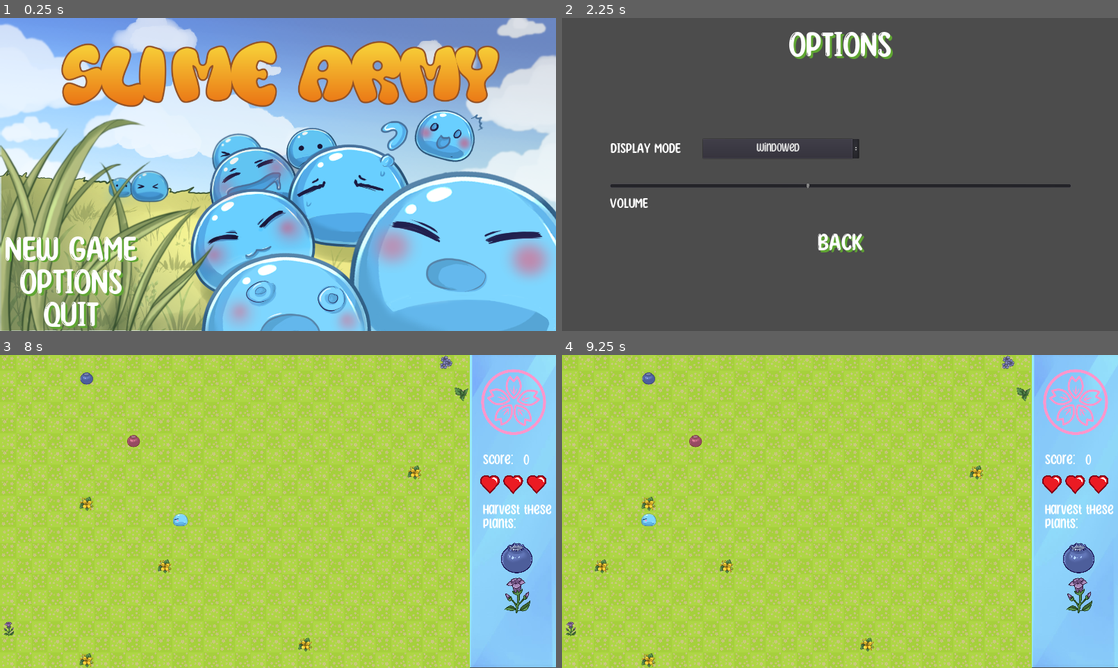
Above: before the commit, frames 1-4 (two rows, left to right).
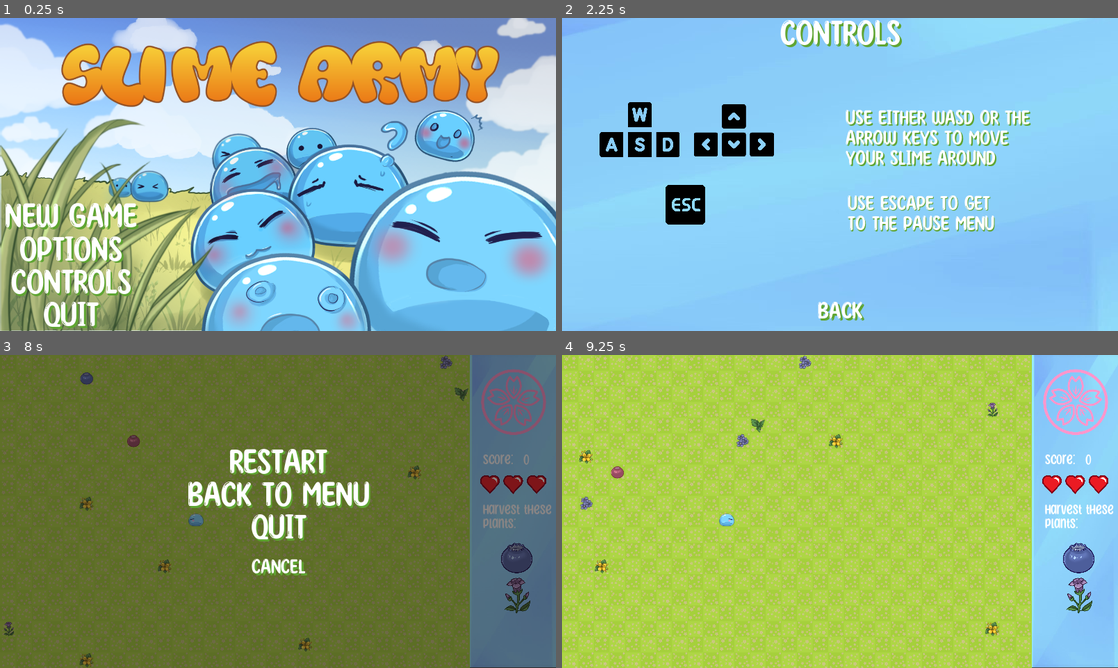
Above: after the commit, the same moments.

Repository: JennyTieu/SlimeArmy
Game: Godot game, scene res://TitleScreen/TitleScreen.tscn
Two runs of this game, one before a commit and one after it. Both use one fixed random seed, a clock stepped at 60 frames per second and the inputs below.
Inputs (mouse positions are in pixels of both pictures, inside the frame that each line leads up to):
- Up to frame 1 (0.25 s): no input
- Up to frame 2 (2.25 s): click "Options" at 0.5 s; click "Back" at 1.25 s; click (634, 280) at 2 s, where only the run after the commit has a clickable "Controls"
- Up to frame 3 (8 s): click "Back" at 2.75 s; click "New Game" at 3.5 s; hold Right (ui_right) 4.28-5.03 s; hold Down (ui_down) 5.03-5.78 s; hold Right (ui_right) 5.78-6.53 s; hold Up (ui_up) 6.53-7.28 s; hold Left (ui_left) from 7.28 s (still down); tap Escape (ui_cancel) at 7.9 s
- Up to frame 4 (9.25 s): release Left (ui_left) at 8 s; click (840, 461) at 8 s, where only the run after the commit has a clickable "Restart"; hold Left (ui_left) from 8.78 s (still down)

The runs differ from the first frame. In frame 1, 4.0% of the frame differs, in the area x 1-25%, y 59-89%; in frame 2, 100%; in frame 3, 100%, in the area x 0-100%, y 0-100%; in frame 4, 1.4%.

Commit message:
update controls und pausemenu

Diff:
--- /dev/null
+++ b/SlimeArmy/ControlScreen/Controls.gd
@@ -0,0 +1,9 @@
+extends Node
+
+
+func _ready():
+	pass # Replace with function body.
+
+func _on_Back_pressed():
+	$Sounds/Button.play(0)
+	get_tree().change_scene("res://TitleScreen/TitleScreen.tscn");
--- /dev/null
+++ b/SlimeArmy/ControlScreen/Controls.tscn
@@ -0,0 +1,174 @@
+[gd_scene load_steps=11 format=2]
+
+[ext_resource path="res://ControlScreen/Controls.gd" type="Script" id=1]
+[ext_resource path="res://Fonts/FontGreen.tres" type="DynamicFont" id=2]
+[ext_resource path="res://Sounds/button.wav" type="AudioStream" id=3]
+[ext_resource path="res://Fonts/SunnyspellsRegular-MV9ze.otf" type="DynamicFontData" id=4]
+[ext_resource path="res://Graphics/wasd.png" type="Texture" id=5]
+[ext_resource path="res://Graphics/escape.png" type="Texture" id=6]
+[ext_resource path="res://Graphics/arrows.png" type="Texture" id=7]
+[ext_resource path="res://Graphics/sidebar.jpg" type="Texture" id=8]
+
+[sub_resource type="DynamicFont" id=1]
+size = 70
+font_data = ExtResource( 4 )
+
+[sub_resource type="DynamicFont" id=2]
+size = 60
+font_data = ExtResource( 4 )
+
+[node name="Node" type="Node"]
+script = ExtResource( 1 )
+
+[node name="yellow_bg (4)" type="Sprite" parent="."]
+position = Vector2( 666.708, 390.009 )
+scale = Vector2( 2.56152, 1.37926 )
+texture = ExtResource( 8 )
+
+[node name="Options" type="VBoxContainer" parent="."]
+anchor_right = 1.0
+anchor_bottom = 1.0
+__meta__ = {
+"_edit_use_anchors_": false
+}
+
+[node name="Headline" type="Label" parent="Options"]
+margin_right = 1422.0
+margin_bottom = 398.0
+size_flags_horizontal = 3
+size_flags_vertical = 3
+custom_fonts/font = ExtResource( 2 )
+custom_colors/font_color_shadow = Color( 0.376471, 0.65098, 0.2, 1 )
+custom_constants/shadow_offset_x = 5
+custom_constants/shadow_offset_y = 5
+text = "Controls"
+align = 1
+uppercase = true
+
+[node name="Buttons" type="VBoxContainer" parent="Options"]
+margin_top = 402.0
+margin_right = 1422.0
+margin_bottom = 800.0
+rect_pivot_offset = Vector2( -906.745, -447.752 )
+size_flags_horizontal = 3
+size_flags_vertical = 3
+alignment = 2
+
+[node name="Back" type="Button" parent="Options/Buttons"]
+margin_top = 318.0
+margin_right = 1422.0
+margin_bottom = 398.0
+rect_min_size = Vector2( 360, 80 )
+flat = true
+__meta__ = {
+"_edit_use_anchors_": false
+}
+
+[node name="Label" type="Label" parent="Options/Buttons/Back"]
+anchor_right = 1.0
+anchor_bottom = 1.0
+margin_bottom = 1.0
+custom_fonts/font = SubResource( 1 )
+custom_colors/font_color_shadow = Color( 0.376471, 0.65098, 0.2, 1 )
+custom_constants/shadow_offset_x = 5
+custom_constants/shadow_offset_y = 5
+text = "Back"
+align = 1
+uppercase = true
+__meta__ = {
+"_edit_use_anchors_": false
+}
+
+[node name="WASD" type="TextureRect" parent="."]
+anchor_left = 0.5
+anchor_right = 0.5
+margin_left = -797.902
+margin_top = 182.793
+margin_right = 624.098
+margin_bottom = 694.793
+rect_scale = Vector2( 0.4, 0.4 )
+size_flags_horizontal = 3
+size_flags_vertical = 3
+texture = ExtResource( 5 )
+stretch_mode = 4
+__meta__ = {
+"_edit_use_anchors_": false
+}
+
+[node name="WasdLabel" type="Label" parent="."]
+margin_left = 725.323
+margin_top = 230.481
+margin_right = 1257.32
+margin_bottom = 383.481
+custom_fonts/font = SubResource( 2 )
+custom_colors/font_color_shadow = Color( 0.376471, 0.65098, 0.2, 1 )
+custom_constants/shadow_offset_x = 3
+custom_constants/shadow_offset_y = 3
+text = "Use either WASD or the
+arrow Keys to move
+your slime around"
+valign = 1
+uppercase = true
+__meta__ = {
+"_edit_use_anchors_": false
+}
+
+[node name="ArrowKeys" type="TextureRect" parent="."]
+anchor_left = 0.5
+anchor_top = 1.0
+anchor_right = 0.5
+anchor_bottom = 1.0
+margin_left = -556.674
+margin_top = -615.383
+margin_right = 865.326
+margin_bottom = -103.383
+rect_scale = Vector2( 0.4, 0.4 )
+size_flags_horizontal = 3
+size_flags_vertical = 3
+texture = ExtResource( 7 )
+stretch_mode = 4
+__meta__ = {
+"_edit_use_anchors_": false
+}
+
+[node name="Escape" type="TextureRect" parent="."]
+anchor_left = 0.5
+anchor_top = 0.5
+anchor_right = 0.5
+anchor_bottom = 0.5
+margin_left = -538.695
+margin_top = 25.6818
+margin_right = 883.305
+margin_bottom = 537.682
+rect_scale = Vector2( 0.2, 0.2 )
+size_flags_horizontal = 3
+size_flags_vertical = 3
+texture = ExtResource( 6 )
+stretch_mode = 4
+__meta__ = {
+"_edit_use_anchors_": false
+}
+
+[node name="EscapeLabel" type="Label" parent="."]
+margin_left = 729.323
+margin_top = 450.478
+margin_right = 1158.32
+margin_bottom = 551.478
+custom_fonts/font = SubResource( 2 )
+custom_colors/font_color_shadow = Color( 0.376471, 0.65098, 0.2, 1 )
+custom_constants/shadow_offset_x = 2
+custom_constants/shadow_offset_y = 2
+text = "use Escape to get
+to the Pause menu"
+uppercase = true
+__meta__ = {
+"_edit_use_anchors_": false
+}
+
+[node name="Sounds" type="Node" parent="."]
+
+[node name="Button" type="AudioStreamPlayer" parent="Sounds"]
+stream = ExtResource( 3 )
+volume_db = -33.0
+
+[connection signal="pressed" from="Options/Buttons/Back" to="." method="_on_Back_pressed"]
--- a/SlimeArmy/MainScene/Main.gd
+++ b/SlimeArmy/MainScene/Main.gd
@@ -23,6 +23,7 @@
 	draw_slime()
 	update_health(health)
 	$Sounds/BackgroundMusic.play()
+	$PauseMenu/CanvasLayer/Panel.visible = false
 
 func place_plant():
 	randomize()
@@ -79,16 +80,12 @@
 			if previous_block.y == -1:
 				$SlimePlant.set_cell(block.x,block.y, SLIME, false, false, false,Vector2(1,0))
 
-
-
 func relation2(first_block: Vector2, second_block:Vector2):
 	var block_relation = second_block - first_block
 	if block_relation == Vector2(-1,0): return 'left'
 	if block_relation == Vector2(1,0): return 'right'
 	if block_relation == Vector2(0,1): return 'bottom'
 	if block_relation == Vector2(0,-1): return 'top'
-
-
 
 func move_slime():
 	if add_plant:
@@ -134,6 +131,9 @@
 	if Input.is_action_just_pressed("ui_down"):
 		if not slime_direction == Vector2(0,-1):
 			slime_direction = Vector2(0,1)
+	if Input.is_action_just_pressed("ui_cancel"):
+		get_tree().paused = true
+		$PauseMenu/CanvasLayer/Panel.visible = true
 
 func check_plant_farmed():
 	for i in range(plant_pos.size()):
@@ -290,3 +290,24 @@
 	$HUD/Season/SeasonSprite1.texture = load(seasonPlant1)
 	$HUD/Season/SeasonSprite2.texture = load(seasonPlant2)
 	$HUD/Season/SeasonSprite3.texture = load(seasonIcon)
+
+
+func _on_Restart_pressed():
+	get_tree().paused = false
+	$Sounds/Button.play(0)
+	get_tree().change_scene("res://MainScene/Main.tscn");
+
+func _on_Menu_pressed():
+	get_tree().paused = false
+	$Sounds/Button.play(0)
+	get_tree().change_scene("res://TitleScreen/TitleScreen.tscn");
+
+func _on_Quit_pressed():
+	get_tree().paused = false
+	$Sounds/Button.play(0)
+	get_tree().quit();$Sounds/Button.play(0)
+	get_tree().change_scene("res://TitleScreen/TitleScreen.tscn");
+
+func _on_Cancel_pressed():
+	get_tree().paused = false
+	$PauseMenu/CanvasLayer/Panel.visible = false
--- a/SlimeArmy/MainScene/Main.tscn
+++ b/SlimeArmy/MainScene/Main.tscn
@@ -21,8 +21,31 @@
 [ext_resource path="res://Sounds/hp.wav" type="AudioStream" id=19]
 [ext_resource path="res://Graphics/sidebar.jpg" type="Texture" id=20]
 [ext_resource path="res://Fonts/Font.tres" type="DynamicFont" id=21]
-
-[sub_resource type="TileSet" id=1]
+[ext_resource path="res://Fonts/SunnyspellsRegular-MV9ze.otf" type="DynamicFontData" id=22]
+[ext_resource path="res://Sounds/button.wav" type="AudioStream" id=23]
+
+[sub_resource type="StyleBoxFlat" id=1]
+bg_color = Color( 0.0862745, 0.0588235, 0.0588235, 0.509804 )
+corner_detail = 20
+shadow_color = Color( 0.0900278, 0.0833461, 0.0833461, 0.6 )
+
+[sub_resource type="DynamicFont" id=2]
+size = 100
+font_data = ExtResource( 22 )
+
+[sub_resource type="DynamicFont" id=3]
+size = 100
+font_data = ExtResource( 22 )
+
+[sub_resource type="DynamicFont" id=4]
+size = 100
+font_data = ExtResource( 22 )
+
+[sub_resource type="DynamicFont" id=6]
+size = 60
+font_data = ExtResource( 22 )
+
+[sub_resource type="TileSet" id=5]
 0/name = "blue_berry40x40.png 0"
 0/texture = ExtResource( 6 )
 0/tex_offset = Vector2( 0, 0 )
@@ -195,6 +218,126 @@
 [node name="Main" type="Node2D"]
 script = ExtResource( 3 )
 
+[node name="PauseMenu" type="Node" parent="."]
+pause_mode = 2
+
+[node name="CanvasLayer" type="CanvasLayer" parent="PauseMenu"]
+layer = 2
+
+[node name="Panel" type="Panel" parent="PauseMenu/CanvasLayer"]
+anchor_right = 1.0
+anchor_bottom = 1.0
+custom_styles/panel = SubResource( 1 )
+__meta__ = {
+"_edit_use_anchors_": false
+}
+
+[node name="VBoxContainer" type="VBoxContainer" parent="PauseMenu/CanvasLayer/Panel"]
+anchor_right = 1.0
+anchor_bottom = 1.0
+alignment = 1
+__meta__ = {
+"_edit_use_anchors_": false
+}
+
+[node name="Restart" type="Button" parent="PauseMenu/CanvasLayer/Panel/VBoxContainer"]
+margin_top = 234.0
+margin_right = 1422.0
+margin_bottom = 314.0
+rect_min_size = Vector2( 360, 80 )
+flat = true
+__meta__ = {
+"_edit_use_anchors_": false
+}
+
+[node name="Label" type="Label" parent="PauseMenu/CanvasLayer/Panel/VBoxContainer/Restart"]
+anchor_right = 1.0
+anchor_bottom = 1.0
+custom_fonts/font = SubResource( 2 )
+custom_colors/font_color_shadow = Color( 0.376471, 0.65098, 0.2, 1 )
+custom_constants/shadow_offset_x = 5
+custom_constants/shadow_offset_y = 5
+text = "Restart"
+align = 1
+uppercase = true
+__meta__ = {
+"_edit_use_anchors_": false
+}
+
+[node name="Menu" type="Button" parent="PauseMenu/CanvasLayer/Panel/VBoxContainer"]
+margin_top = 318.0
+margin_right = 1422.0
+margin_bottom = 398.0
+rect_min_size = Vector2( 360, 80 )
+flat = true
+
+[node name="Label" type="Label" parent="PauseMenu/CanvasLayer/Panel/VBoxContainer/Menu"]
+anchor_right = 1.0
+anchor_bottom = 1.0
+custom_fonts/font = SubResource( 3 )
+custom_colors/font_color_shadow = Color( 0.376471, 0.65098, 0.2, 1 )
+custom_constants/shadow_offset_x = 5
+custom_constants/shadow_offset_y = 5
+text = "Back to Menu"
+align = 1
+uppercase = true
+__meta__ = {
+"_edit_use_anchors_": false
+}
+
+[node name="Quit" type="Button" parent="PauseMenu/CanvasLayer/Panel/VBoxContainer"]
+margin_left = 531.0
+margin_top = 402.0
+margin_right = 891.0
+margin_bottom = 482.0
+rect_min_size = Vector2( 360, 80 )
+size_flags_horizontal = 4
+flat = true
+__meta__ = {
+"_edit_use_anchors_": false
+}
+
+[node name="Label" type="Label" parent="PauseMenu/CanvasLayer/Panel/VBoxContainer/Quit"]
+anchor_right = 1.0
+anchor_bottom = 1.0
+custom_fonts/font = SubResource( 4 )
+custom_colors/font_color_shadow = Color( 0.376471, 0.65098, 0.2, 1 )
+custom_constants/shadow_offset_x = 5
+custom_constants/shadow_offset_y = 5
+text = "Quit"
+align = 1
+uppercase = true
+__meta__ = {
+"_edit_use_anchors_": false
+}
+
+[node name="Cancel" type="Button" parent="PauseMenu/CanvasLayer/Panel/VBoxContainer"]
+margin_left = 531.0
+margin_top = 486.0
+margin_right = 891.0
+margin_bottom = 566.0
+rect_min_size = Vector2( 360, 80 )
+size_flags_horizontal = 4
+flat = true
+__meta__ = {
+"_edit_use_anchors_": false
+}
+
+[node name="Label" type="Label" parent="PauseMenu/CanvasLayer/Panel/VBoxContainer/Cancel"]
+anchor_right = 1.0
+anchor_bottom = 1.0
+custom_fonts/font = SubResource( 6 )
+custom_colors/font_color_shadow = Color( 0.376471, 0.65098, 0.2, 1 )
+custom_constants/shadow_offset_x = 5
+custom_constants/shadow_offset_y = 5
+text = "Cancel"
+align = 1
+valign = 2
+uppercase = true
+__meta__ = {
+"_edit_use_anchors_": false
+}
+
 [node name="Sidebar" type="TextureRect" parent="."]
 margin_left = 1200.0
 margin_top = -3.41425
@@ -332,8 +475,16 @@
 stream = ExtResource( 19 )
 volume_db = -35.0
 
+[node name="Button" type="AudioStreamPlayer" parent="Sounds"]
+stream = ExtResource( 23 )
+volume_db = -33.0
+
 [node name="Timer" type="Timer" parent="."]
 wait_time = 15.0
 autostart = true
 
+[connection signal="pressed" from="PauseMenu/CanvasLayer/Panel/VBoxContainer/Restart" to="." method="_on_Restart_pressed"]
+[connection signal="pressed" from="PauseMenu/CanvasLayer/Panel/VBoxContainer/Menu" to="." method="_on_Menu_pressed"]
+[connection signal="pressed" from="PauseMenu/CanvasLayer/Panel/VBoxContainer/Quit" to="." method="_on_Quit_pressed"]
+[connection signal="pressed" from="PauseMenu/CanvasLayer/Panel/VBoxContainer/Cancel" to="." method="_on_Cancel_pressed"]
 [connection signal="timeout" from="SlimeTick" to="." method="_on_SlimeTick_timeout"]
--- a/SlimeArmy/Options/Options.tscn
+++ b/SlimeArmy/Options/Options.tscn
@@ -1,10 +1,11 @@
-[gd_scene load_steps=8 format=2]
+[gd_scene load_steps=9 format=2]
 
 [ext_resource path="res://Options/Options.gd" type="Script" id=1]
 [ext_resource path="res://Fonts/Font.tres" type="DynamicFont" id=2]
 [ext_resource path="res://Fonts/SunnyspellsRegular-MV9ze.otf" type="DynamicFontData" id=3]
 [ext_resource path="res://Fonts/FontGreen.tres" type="DynamicFont" id=4]
 [ext_resource path="res://Sounds/button.wav" type="AudioStream" id=5]
+[ext_resource path="res://Graphics/sidebar.jpg" type="Texture" id=6]
 
 [sub_resource type="DynamicFont" id=1]
 size = 35
@@ -16,6 +17,11 @@
 
 [node name="Node" type="Node"]
 script = ExtResource( 1 )
+
+[node name="yellow_bg (4)" type="Sprite" parent="."]
+position = Vector2( 700.865, 393.931 )
+scale = Vector2( 2.56152, 1.37926 )
+texture = ExtResource( 6 )
 
 [node name="Options" type="VBoxContainer" parent="."]
 anchor_right = 1.0
--- a/SlimeArmy/TitleScreen/TitleScreen.gd
+++ b/SlimeArmy/TitleScreen/TitleScreen.gd
@@ -15,3 +15,7 @@
 func _on_Quit_pressed():
 	$Sounds/Button.play(0)
 	get_tree().quit();
+
+func _on_Controls_pressed():
+	$Sounds/Button.play(0)
+	get_tree().change_scene("res://ControlScreen/Controls.tscn");
--- a/SlimeArmy/TitleScreen/TitleScreen.tscn
+++ b/SlimeArmy/TitleScreen/TitleScreen.tscn
@@ -36,7 +36,7 @@
 alignment = 1
 
 [node name="Buttons" type="VBoxContainer" parent="Menu/CenterRow"]
-margin_top = 552.0
+margin_top = 468.0
 margin_right = 360.0
 margin_bottom = 800.0
 size_flags_horizontal = 2
@@ -86,10 +86,32 @@
 "_edit_use_anchors_": false
 }
 
-[node name="Quit" type="Button" parent="Menu/CenterRow/Buttons"]
+[node name="Controls" type="Button" parent="Menu/CenterRow/Buttons"]
 margin_top = 168.0
 margin_right = 360.0
 margin_bottom = 248.0
+rect_min_size = Vector2( 360, 80 )
+size_flags_horizontal = 4
+flat = true
+
+[node name="Label" type="Label" parent="Menu/CenterRow/Buttons/Controls"]
+anchor_right = 1.0
+anchor_bottom = 1.0
+custom_fonts/font = SubResource( 1 )
+custom_colors/font_color_shadow = Color( 0.376471, 0.65098, 0.2, 1 )
+custom_constants/shadow_offset_x = 5
+custom_constants/shadow_offset_y = 5
+text = "Controls"
+align = 1
+uppercase = true
+__meta__ = {
+"_edit_use_anchors_": false
+}
+
+[node name="Quit" type="Button" parent="Menu/CenterRow/Buttons"]
+margin_top = 252.0
+margin_right = 360.0
+margin_bottom = 332.0
 rect_min_size = Vector2( 360, 80 )
 size_flags_horizontal = 4
 flat = true
@@ -120,4 +142,5 @@
 
 [connection signal="pressed" from="Menu/CenterRow/Buttons/NewGame" to="." method="_on_NewGame_pressed"]
 [connection signal="pressed" from="Menu/CenterRow/Buttons/Options" to="." method="_on_Options_pressed"]
+[connection signal="pressed" from="Menu/CenterRow/Buttons/Controls" to="." method="_on_Controls_pressed"]
 [connection signal="pressed" from="Menu/CenterRow/Buttons/Quit" to="." method="_on_Quit_pressed"]
--- a/SlimeArmy/project.godot
+++ b/SlimeArmy/project.godot
@@ -26,6 +26,37 @@
 window/stretch/mode="2d"
 window/stretch/aspect="keep"
 
+[input]
+
+ui_left={
+"deadzone": 0.5,
+"events": [ Object(InputEventKey,"resource_local_to_scene":false,"resource_name":"","device":0,"alt":false,"shift":false,"control":false,"meta":false,"command":false,"pressed":false,"scancode":16777231,"unicode":0,"echo":false,"script":null)
+, Object(InputEventJoypadButton,"resource_local_to_scene":false,"resource_name":"","device":0,"button_index":14,"pressure":0.0,"pressed":false,"script":null)
+, Object(InputEventKey,"resource_local_to_scene":false,"resource_name":"","device":0,"alt":false,"shift":false,"control":false,"meta":false,"command":false,"pressed":false,"scancode":65,"unicode":0,"echo":false,"script":null)
+ ]
+}
+ui_right={
+"deadzone": 0.5,
+"events": [ Object(InputEventKey,"resource_local_to_scene":false,"resource_name":"","device":0,"alt":false,"shift":false,"control":false,"meta":false,"command":false,"pressed":false,"scancode":16777233,"unicode":0,"echo":false,"script":null)
+, Object(InputEventJoypadButton,"resource_local_to_scene":false,"resource_name":"","device":0,"button_index":15,"pressure":0.0,"pressed":false,"script":null)
+, Object(InputEventKey,"resource_local_to_scene":false,"resource_name":"","device":0,"alt":false,"shift":false,"control":false,"meta":false,"command":false,"pressed":false,"scancode":68,"unicode":0,"echo":false,"script":null)
+ ]
+}
+ui_up={
+"deadzone": 0.5,
+"events": [ Object(InputEventKey,"resource_local_to_scene":false,"resource_name":"","device":0,"alt":false,"shift":false,"control":false,"meta":false,"command":false,"pressed":false,"scancode":16777232,"unicode":0,"echo":false,"script":null)
+, Object(InputEventJoypadButton,"resource_local_to_scene":false,"resource_name":"","device":0,"button_index":12,"pressure":0.0,"pressed":false,"script":null)
+, Object(InputEventKey,"resource_local_to_scene":false,"resource_name":"","device":0,"alt":false,"shift":false,"control":false,"meta":false,"command":false,"pressed":false,"scancode":87,"unicode":0,"echo":false,"script":null)
+ ]
+}
+ui_down={
+"deadzone": 0.5,
+"events": [ Object(InputEventKey,"resource_local_to_scene":false,"resource_name":"","device":0,"alt":false,"shift":false,"control":false,"meta":false,"command":false,"pressed":false,"scancode":16777234,"unicode":0,"echo":false,"script":null)
+, Object(InputEventJoypadButton,"resource_local_to_scene":false,"resource_name":"","device":0,"button_index":13,"pressure":0.0,"pressed":false,"script":null)
+, Object(InputEventKey,"resource_local_to_scene":false,"resource_name":"","device":0,"alt":false,"shift":false,"control":false,"meta":false,"command":false,"pressed":false,"scancode":83,"unicode":0,"echo":false,"script":null)
+ ]
+}
+
 [physics]
 
 common/enable_pause_aware_picking=true
Binary file added: SlimeArmy/Graphics/arrows.png
Not shown, added: SlimeArmy/Graphics/arrows.png.import
Binary file added: SlimeArmy/Graphics/escape.png
Not shown, added: SlimeArmy/Graphics/escape.png.import
Binary file added: SlimeArmy/Graphics/wasd.png
Not shown, added: SlimeArmy/Graphics/wasd.png.import
Not shown: 2 places in SlimeArmy/MainScene/Main.tscn that only renumber resources
